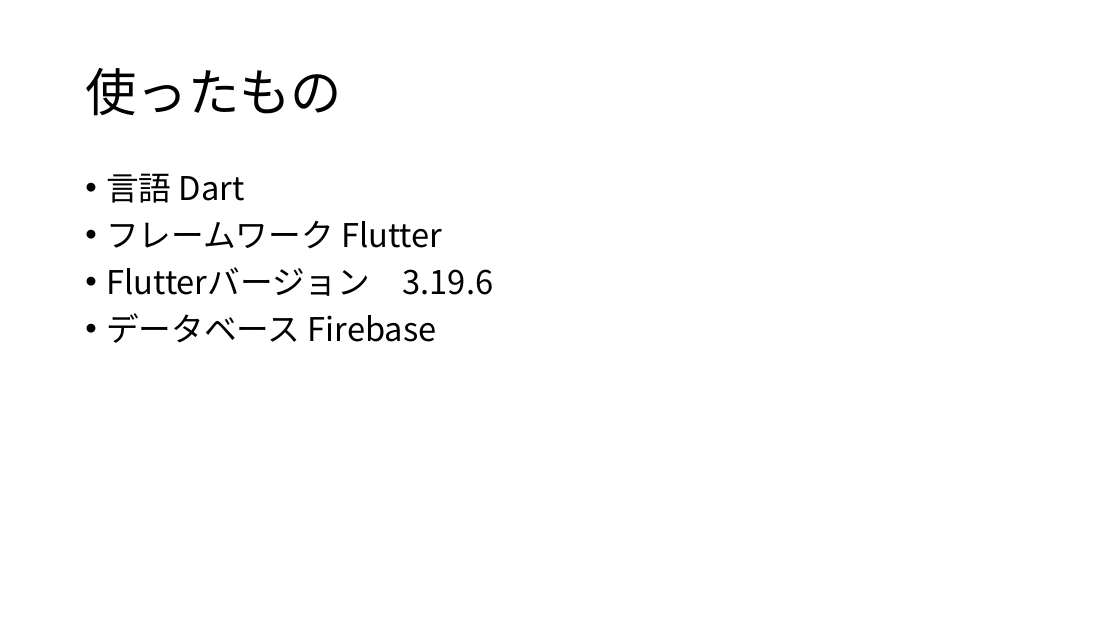
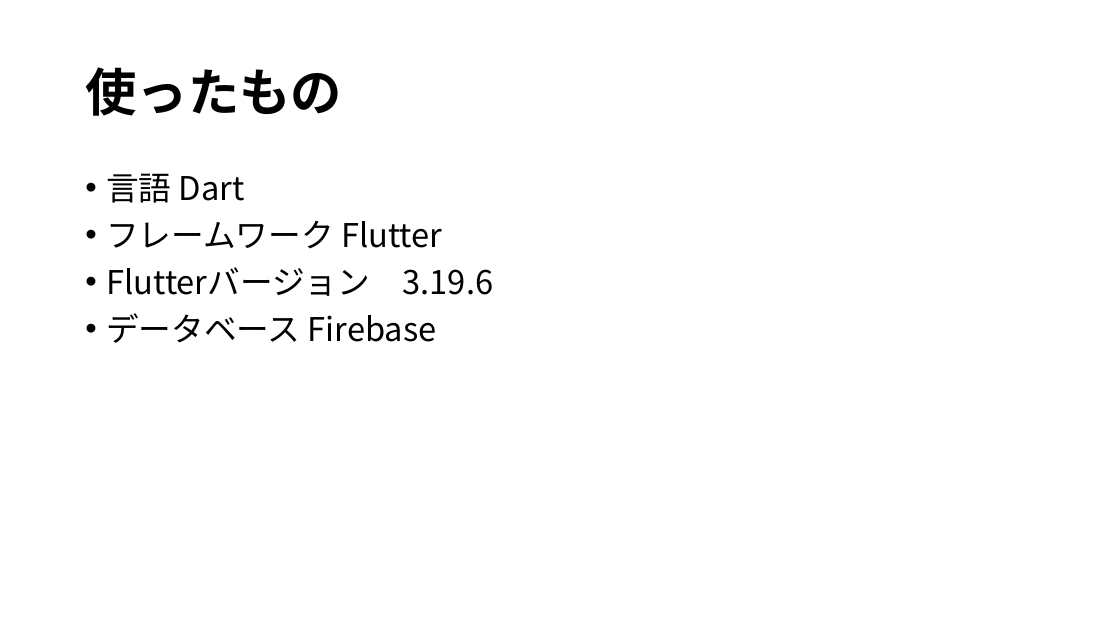
Before and after one commit to kantaaaaaa/Pokemon_Quiz, a slide deck: slide 2 of ポケモンクイズ_木原寛太.pptx. Drawn at 1120x630 pixels with LibreOffice and Linux fonts; fonts in the diff are those of the drawing. Boxes give left, top, right and bottom in pixels: in the first picture for what was removed or moved away, otherwise in the second. Text is boxed around its words. In the diff, an @@ line names an element or a change of style, - is before the commit and + after.

```diff
--- a/ポケモンクイズ_木原寛太.pptx
+++ b/ポケモンクイズ_木原寛太.pptx
@@ title "使ったもの" at (x1=85, y1=67, x2=342, y2=116): bold on @@
```
Also in this commit, not shown: 2 other slides changed, 2 slides added, 18 other files.
